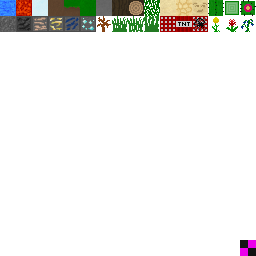
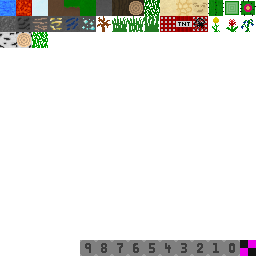
Layered file, before and after one edit (256×256). Changes by layer:
renamed "0. Water" to "Textures", painted on it over [0, 0, 240, 256]
removed layer "6. Stone" over [96, 0, 112, 16]
removed layer "17. Coal" over [16, 16, 32, 32]
removed layer "18. Iron" over [32, 16, 48, 32]
removed layer "19. Gold" over [48, 16, 64, 32]
removed layer "20. Lapis" over [64, 16, 80, 32]
removed layer "21. Diamond" over [80, 16, 96, 32]
